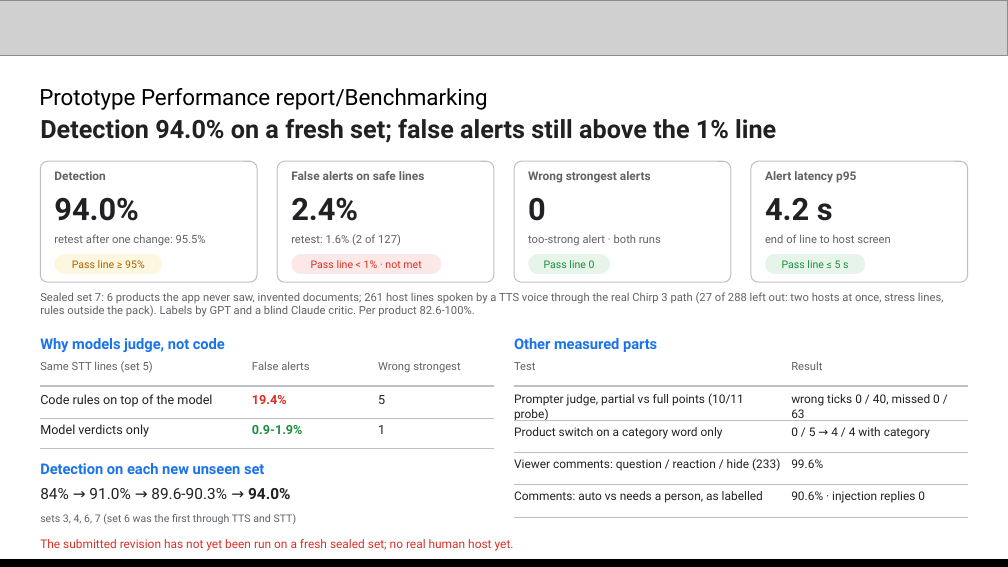
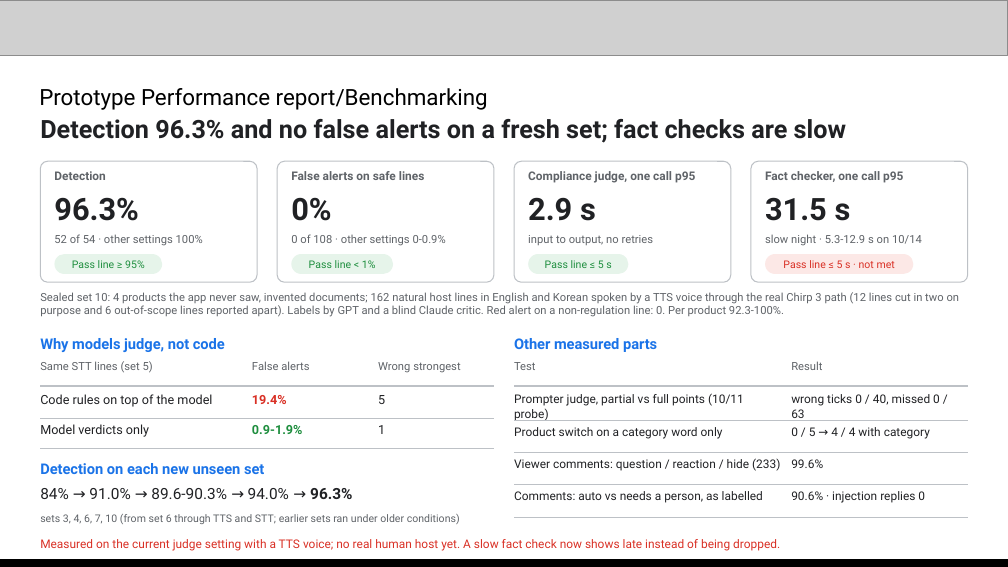
Before and after one commit to jwchoiKR/ai_builder_cup_uh, a slide deck: slide 11 of docs/decks/submission_1011.pptx. Drawn at 1008x567 pixels with LibreOffice and Linux fonts; fonts in the diff are those of the drawing; grey boxes stand for pictures. Boxes give left, top, right and bottom in pixels: in the first picture for what was removed or moved away, otherwise in the second. Text is boxed around its words. In the diff, an @@ line names an element or a change of style, - is before the commit and + after.

Commit message:
docs(decks): Update the submission deck to set 10 and 3.8 Flash
Performance slide on set 10 natural lines (96.3%, 0 false alerts,
judge call times), the fact checker on Gemini 3.8 Flash in the
architecture, technology and cost slides, one Cloud Run instance, and
the next steps after this round.

```diff
--- a/docs/decks/submission_1011.pptx
+++ b/docs/decks/submission_1011.pptx
@@ text at (40, 119, 846, 143): text changed @@
-Detection 94.0% on a fresh set; false alerts still above the 1% line
+Detection 96.3% and no false alerts on a fresh set; fact checks are slow
@@ text at (528, 171, 695, 183): text changed @@
-Wrong strongest alerts
+Compliance judge, one call p95
@@ text at (765, 171, 903, 183): text changed @@
-Alert latency p95
+Fact checker, one call p95
@@ text at (54, 197, 139, 221): text changed @@
-94.0%
+96.3%
@@ text at (291, 197, 331, 221): text changed @@
-2.4%
+0%
@@ text at (528, 197, 596, 221): text changed @@
-0
+2.9 s
@@ text at (765, 197, 851, 221): text changed @@
-4.2 s
+31.5 s
@@ text at (54, 234, 203, 246): text changed @@
-retest after one change: 95.5%
+52 of 54 · other settings 100%
@@ text at (291, 234, 446, 246): text changed @@
-retest: 1.6% (2 of 127)
+0 of 108 · other settings 0-0.9%
@@ text at (528, 235, 654, 245): text changed @@
-too-strong alert · both runs
+input to output, no retries
@@ text at (765, 234, 922, 246): text changed @@
-end of line to host screen
+slow night · 5.3-12.9 s on 10/14
@@ rounded rectangle "Pass line ≥ 95%" at (54, 254, 162, 274): text colour #B06000 to #1E8E3E; fill #FEF7E0 to #E6F4EA @@
@@ rounded rectangle "Pass line < 1%": place and size @@
-rounded rectangle "Pass line < 1%" at (291, 254, 442, 274)
+rounded rectangle "Pass line < 1%" at (291, 254, 393, 274)
@@ rounded rectangle "Pass line < 1%" at (291, 254, 393, 274): fill #FCE8E6 to #E6F4EA @@
@@ text in rounded rectangle at (309, 260, 376, 268): text changed; text colour #D93025 to #1E8E3E @@
-Pass line < 1% · not met
+Pass line < 1%
@@ rounded rectangle "Pass line ≤ 5 s": place and size @@
-rounded rectangle "Pass line ≤ 5 s" at (528, 254, 610, 274)
+rounded rectangle "Pass line ≤ 5 s" at (528, 254, 628, 274)
@@ text in rounded rectangle at (545, 260, 611, 268): text changed @@
-Pass line 0
+Pass line ≤ 5 s
@@ rounded rectangle "Pass line ≤ 5 s ...": place and size @@
-rounded rectangle "Pass line ≤ 5 s ..." at (765, 254, 865, 274)
+rounded rectangle "Pass line ≤ 5 s ..." at (765, 254, 913, 274)
@@ rounded rectangle "Pass line ≤ 5 s ..." at (765, 254, 913, 274): fill #E6F4EA to #FCE8E6 @@
@@ text in rounded rectangle at (783, 260, 895, 268): text changed; text colour #1E8E3E to #D93025 @@
-Pass line ≤ 5 s
+Pass line ≤ 5 s · not met
@@ text at (40, 292, 960, 317): text changed @@
-Sealed set 7: 6 products the app never saw, invented documents; 261 host lines spoken by a TTS voice through the real Chirp 3 path (27 of 288 left out: two hosts at once, stress lines, rules outside the pack). Labels by GPT and a blind Claude critic. Per product 82.6-100%.
+Sealed set 10: 4 products the app never saw, invented documents; 162 natural host lines in English and Korean spoken by a TTS voice through the real Chirp 3 path (12 lines cut in two on purpose and 6 out-of-scope lines reported apart). Labels by GPT and a blind Claude critic. Red alert on a non-regulation line: 0. Per product 92.3-100%.
@@ text at (40, 488, 352, 499): text changed @@
-84% → 91.0% → 89.6-90.3% → 94.0%
+84% → 91.0% → 89.6-90.3% → 94.0% → 96.3%
@@ text at (40, 514, 460, 524): text changed @@
-sets 3, 4, 6, 7 (set 6 was the first through TTS and STT)
+sets 3, 4, 6, 7, 10 (from set 6 through TTS and STT; earlier sets ran under older conditions)
@@ text at (40, 539, 780, 551): text changed @@
-The submitted revision has not yet been run on a fresh sealed set; no real human host yet.
+Measured on the current judge setting with a TTS voice; no real human host yet. A slow fact check now shows late instead of being dropped.
```
Also in this commit, not shown: 5 other slides changed, 1 other file.
